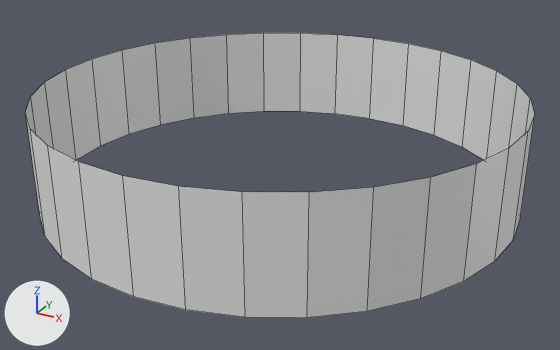
Before and after pictures for a commit that changed the FBX model Assets/Art/Enemies/Robot/StompRing.fbx.
Camera for both pictures: a 50 mm lens placed at (1.475, -2.682, 1.292), pointed at (0.029, -0.053, -0.023). Every picture has the same lights, and +X, +Y and +Z are marked at lower left. Mesh edges are drawn as thin lines. Where no turn or scale is listed for an object, it has been applied to the vertices.
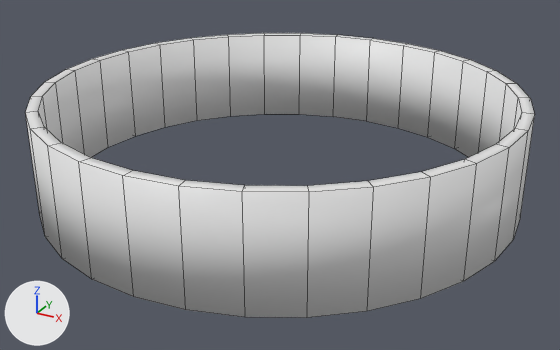
Commit message: Fix inconsistent stomp ring size

Pixel boxes (x1, y1, x2, y2) of what changed, in the pictures (560 x 350 px):
part 1 of me_ring, added
    after: (25, 33, 535, 192)

The change, as a diff of the scene's bpy script:
```diff
--- a/Assets/Art/Enemies/Robot/StompRing.fbx.py
+++ b/Assets/Art/Enemies/Robot/StompRing.fbx.py
@@ me_ring @@
 # used by ob_cylinder; location = (0.0, 0.0, 0.0)
-me_ring.from_pydata(...)  # 64 vertices, 32 faces; spans x -1.0..1.0, y -1.0..1.0, z -0.1..0.33
+me_ring.from_pydata(...)  # 128 vertices, 128 faces; spans x -1.0..1.0, y -1.0..1.0, z -0.1..0.33
+# me_ring part 1
+# 32 vertices are added at x -0.95..0.95, y -0.95..0.95, z -0.1
+# 32 new vertices lie (0.0, 0.0, 0.43) away from vertices in x -0.95..0.95, y -0.95..0.95, z -0.1
+# 96 new faces join them
+# me_ring part 2: the surface is now shaded smooth
```
